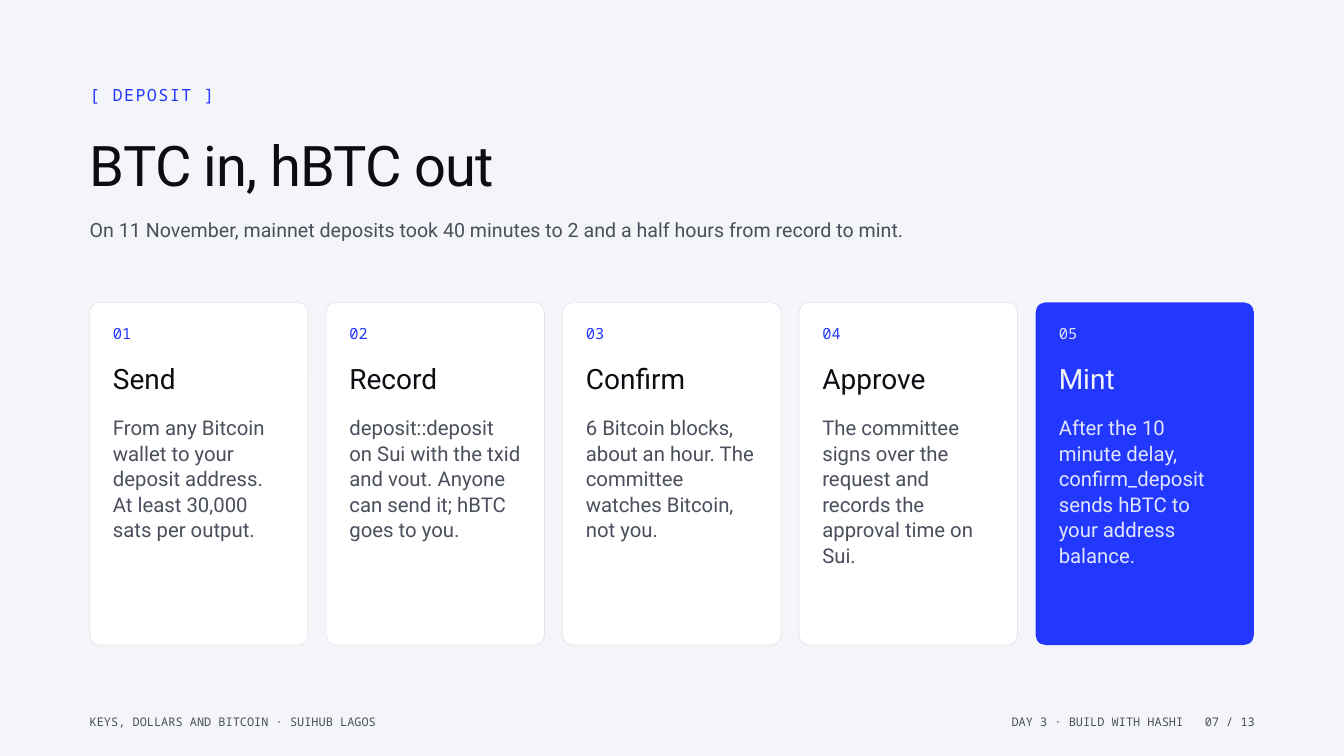
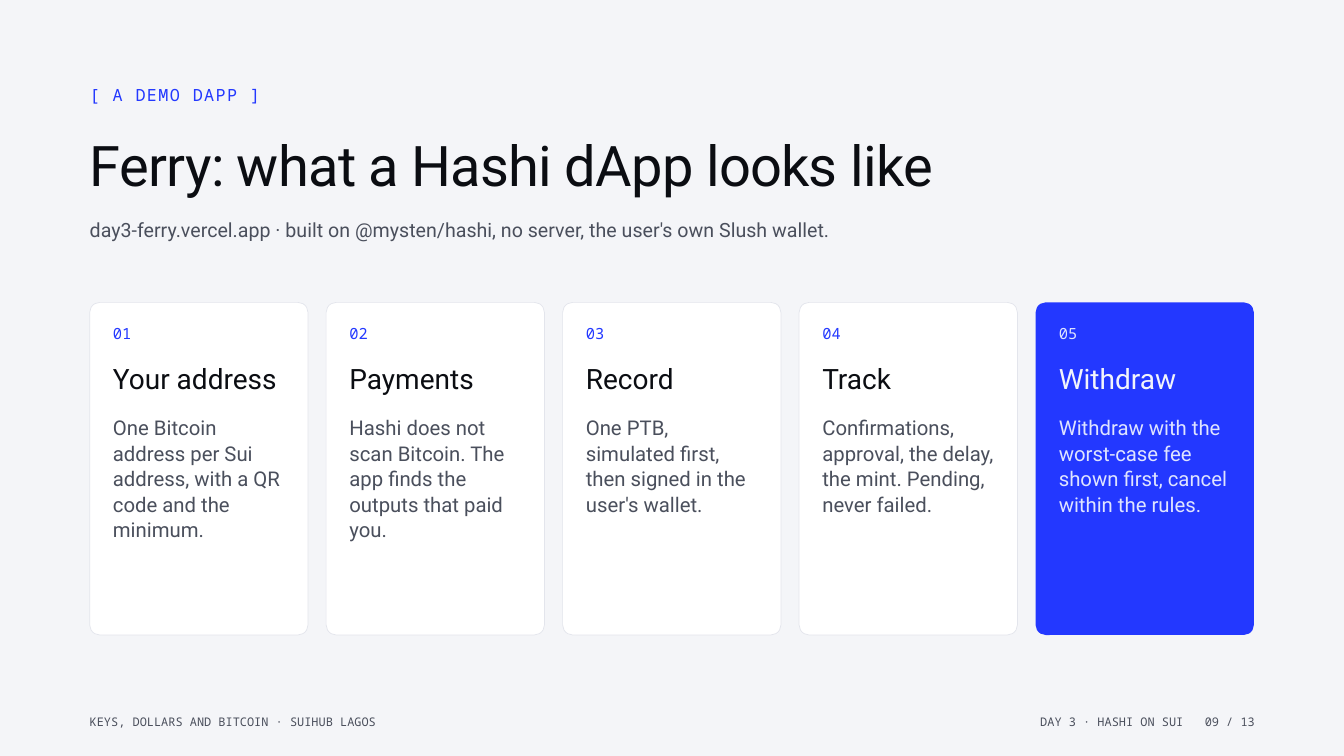
Before and after one commit to Nuel-osas/day3-ferry, a slide deck: slide 9 of teaching/Day3_Build_with_Hashi.pptx (slide 7 before the commit). Drawn at 1344x756 pixels with LibreOffice and Linux fonts; fonts in the diff are those of the drawing. Boxes give left, top, right and bottom in pixels: in the first picture for what was removed or moved away, otherwise in the second. Text is boxed around its words. In the diff, an @@ line names an element or a change of style, - is before the commit and + after.

```diff
--- a/teaching/Day3_Build_with_Hashi.pptx
+++ b/teaching/Day3_Build_with_Hashi.pptx
@@ text at [113, 89, 237, 101]: text changed @@
-[ DEPOSIT ]
+[ A DEMO DAPP ]
@@ text at [90, 144, 933, 198]: text changed @@
-BTC in, hBTC out
+Ferry: what a Hashi dApp looks like
@@ text at [90, 222, 829, 242]: text changed @@
-On 11 November, mainnet deposits took 40 minutes to 2 and a half hours from record to mint.
+day3-ferry.vercel.app · built on @mysten/hashi, no server, the user's own Slush wallet.
@@ rounded rectangle: place and size @@
-rounded rectangle at [90, 302, 309, 645]
+rounded rectangle at [90, 302, 309, 635]
@@ rounded rectangle: place and size @@
-rounded rectangle at [327, 302, 545, 645]
+rounded rectangle at [327, 302, 545, 635]
@@ rounded rectangle: place and size @@
-rounded rectangle at [563, 302, 781, 645]
+rounded rectangle at [563, 302, 781, 635]
@@ rounded rectangle: place and size @@
-rounded rectangle at [800, 302, 1018, 645]
+rounded rectangle at [800, 302, 1018, 635]
@@ rounded rectangle: place and size @@
-rounded rectangle at [1035, 302, 1254, 645]
+rounded rectangle at [1035, 302, 1254, 635]
@@ text at [113, 368, 277, 390]: text changed @@
-Send
+Your address
@@ text added at [349, 369, 473, 395], 20 pt, text #0B0D12 @@
+Payments
@@ text "Record": place and size @@
-text "Record" at [349, 368, 437, 390]
+text "Record" at [586, 368, 674, 390]
@@ text removed at [586, 367, 685, 390] @@
-Confirm
@@ text at [822, 368, 891, 390]: text changed @@
-Approve
+Track
@@ text at [1059, 368, 1176, 390]: text changed @@
-Mint
+Withdraw
@@ text at [349, 419, 504, 542]: text changed @@
-deposit::deposit on Sui with the txid and vout. Anyone can send it; hBTC goes to you.
+Hashi does not scan Bitcoin. The app finds the outputs that paid you.
@@ text at [822, 419, 994, 512]: text changed @@
-The committee signs over the request and records the approval time on Sui.
+Confirmations, approval, the delay, the mint. Pending, never failed.
@@ text at [1059, 419, 1227, 512]: text changed @@
-After the 10 minute delay, confirm_deposit sends hBTC to your address balance.
+Withdraw with the worst-case fee shown first, cancel within the rules.
@@ text at [113, 420, 279, 537]: text changed @@
-From any Bitcoin wallet to your deposit address. At least 30,000 sats per output.
+One Bitcoin address per Sui address, with a QR code and the minimum.
@@ text at [586, 420, 746, 512]: text changed @@
-6 Bitcoin blocks, about an hour. The committee watches Bitcoin, not you.
+One PTB, simulated first, then signed in the user's wallet.
@@ text at [1040, 717, 1255, 726]: text changed @@
-DAY 3 · BUILD WITH HASHI 07 / 13
+DAY 3 · HASHI ON SUI 09 / 13
```
Also in this commit, not shown: 5 other slides changed, 7 slides added, 7 slides removed, 4 other files.
